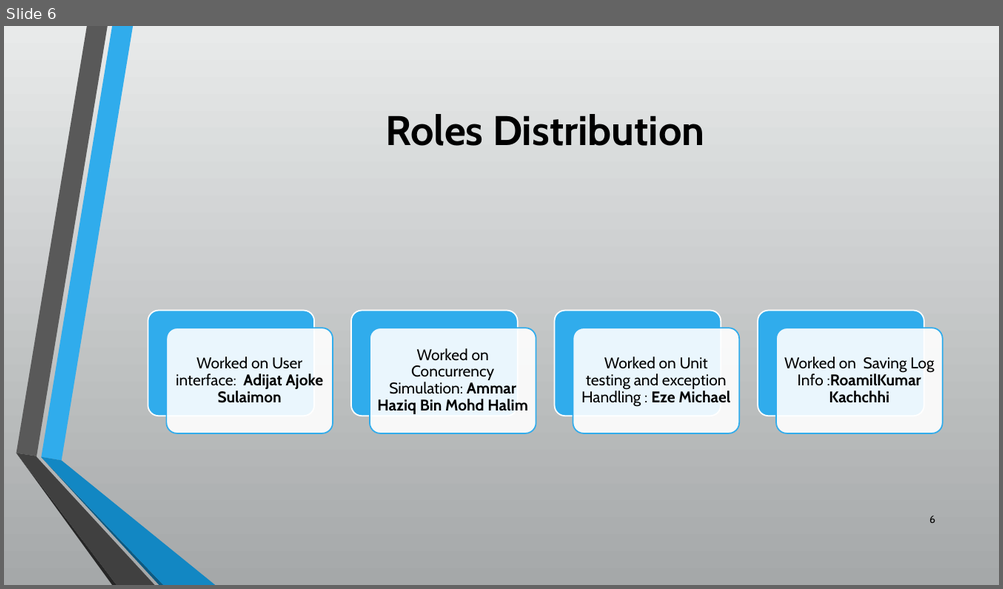
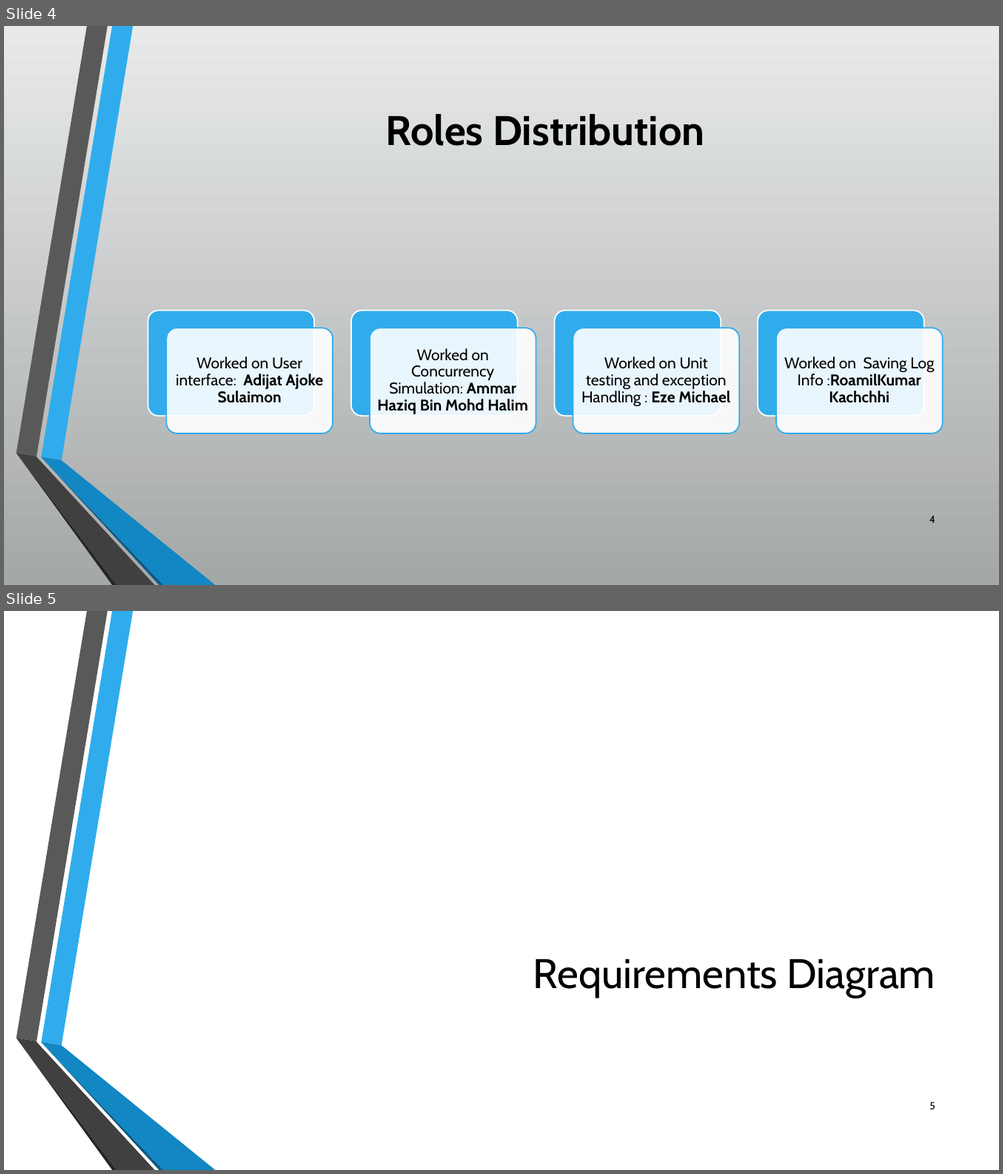
Before and after one commit to Group-B-Java/Java_project, a slide deck: CapstoneProject/Java Capstone project.pptx. Shown one above the other, each under a label of ours: slide 6 before the commit, slides 4 and 5 after it. The pictures are 1003x589 and 1003x1174 pixels, drawn with LibreOffice and Linux fonts; fonts in the diff are those of the drawing; background and template pictures are left out. Boxes give left, top, right and bottom in pixels: in the first picture for what was removed or moved away, otherwise in the second. Text is boxed around its words. In the diff, an @@ line names an element or a change of style, - is before the commit and + after.

Commit message:
Update powerpoint slides

```diff
--- a/CapstoneProject/Java Capstone project.pptx
+++ b/CapstoneProject/Java Capstone project.pptx
@@ slide 5 added at [4,611,999,1170], background picture (left out); not listed: 6 template elements that a slide beside it also shows @@
@@ title added at [533,959,935,997], 40 pt, text #000000 @@
+Requirements Diagram
@@ page number added at [929,1102,935,1110], 10 pt, text #000000 @@
+5
@@ what was slide 6 is now slide 4 @@
@@ page number at [929,516,935,523]: text changed @@
-6
+4
```
Also in this commit, not shown: 2 slides removed.
